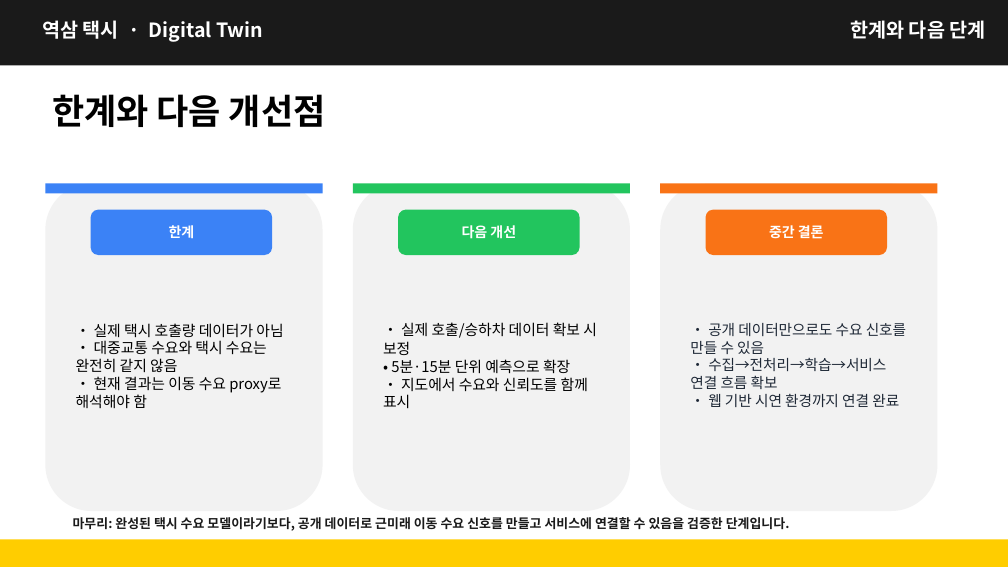
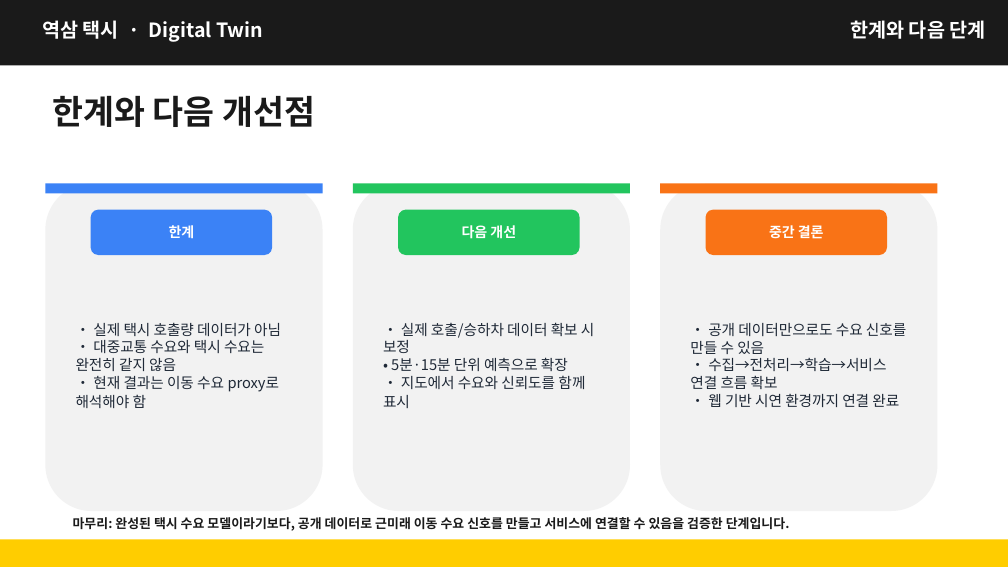
Before and after one commit to kimcanal/yeoksam-taxi, a slide deck: slide 13 of public/a-eye-presentation/A-Eye_midterm_data_collection_forecast.pptx. Drawn at 1008x567 pixels with LibreOffice and Linux fonts; fonts in the diff are those of the drawing. Boxes give left, top, right and bottom in pixels: in the first picture for what was removed or moved away, otherwise in the second. Text is boxed around its words. In the diff, an @@ line names an element or a change of style, - is before the commit and + after.

```diff
--- a/public/a-eye-presentation/A-Eye_midterm_data_collection_forecast.pptx
+++ b/public/a-eye-presentation/A-Eye_midterm_data_collection_forecast.pptx
@@ text "한계와 다음 개선점" at box(52, 95, 315, 127): size 25 to 24 pt, text colour #000000 to #1A1A1A @@
@@ text at box(76, 323, 281, 408): text changed; size 10.6 to 10.5 pt; text colour #000000 to #1F2937 @@
-• 실제 택시 호출량 데이터가 아님
-• 대중교통 수요와 택시 수요는 완전히 같지 않음
-• 현재 결과는 이동 수요 proxy로 해석해야 함
+• 실제 택시 호출량 데이터가 아님
+• 대중교통 수요와 택시 수요는 완전히 같지 않음
+• 현재 결과는 이동 수요 proxy로 해석해야 함
@@ text at box(383, 322, 595, 408): text changed; size 10.6 to 10.5 pt; text colour #000000 to #1F2937 @@
-• 실제 호출/승하차 데이터 확보 시 보정
-• 5분·15분 단위 예측으로 확장
-• 지도에서 수요와 신뢰도를 함께 표시
+• 실제 호출/승하차 데이터 확보 시 보정
+• 5분·15분 단위 예측으로 확장
+• 지도에서 수요와 신뢰도를 함께 표시
```
Also in this commit, not shown: 11 other slides changed.
